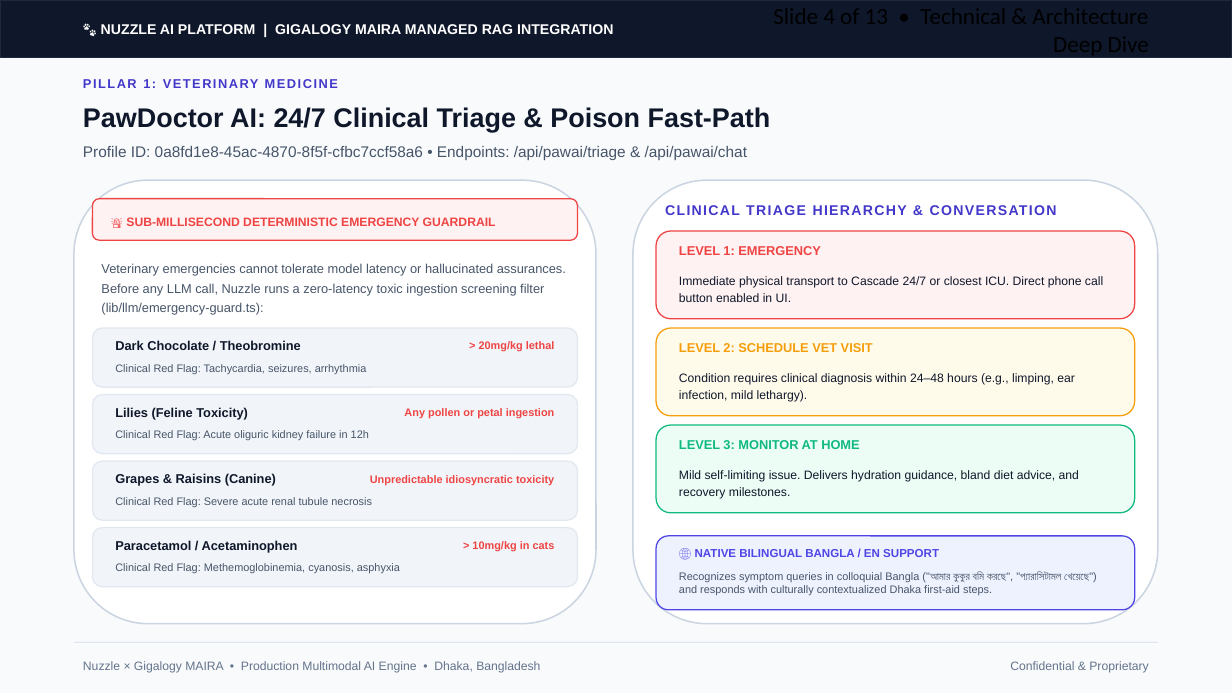
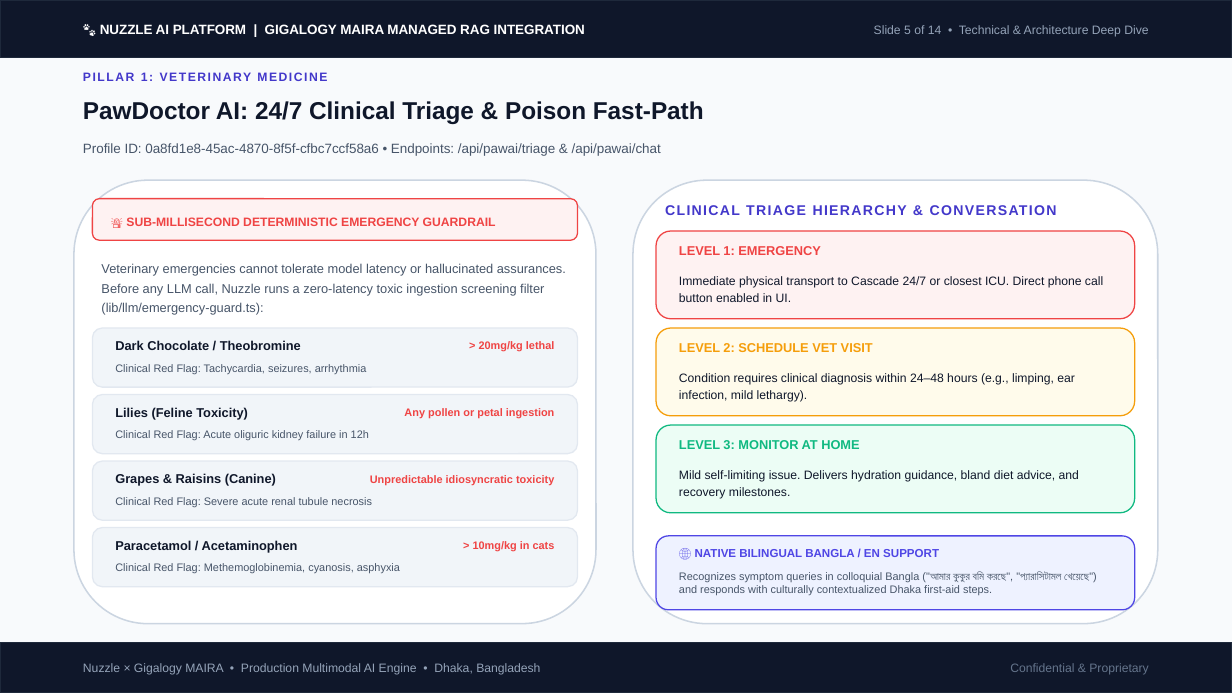
Before and after one commit to zafor2002/nuzzle-, a slide deck: slide 5 of Nuzzle_Gigalogy_MAIRA_AI_Integration.pptx (slide 4 before the commit). Drawn at 1232x693 pixels with LibreOffice and Linux fonts; fonts in the diff are those of the drawing. Boxes give left, top, right and bottom in pixels: in the first picture for what was removed or moved away, otherwise in the second. Text is boxed around its words. In the diff, an @@ line names an element or a change of style, - is before the commit and + after.

Commit message:
Update MAIRA AI PPTX: Fix text/shape overlaps and add 4-Tier Architecture Diagram

```diff
--- a/Nuzzle_Gigalogy_MAIRA_AI_Integration.pptx
+++ b/Nuzzle_Gigalogy_MAIRA_AI_Integration.pptx
@@ text "🐾 NUZZLE AI PLATFORM | ..." at (100, 24, 585, 34): size 11 to 10.5 pt @@
@@ text at (874, 25, 1148, 37): text changed; size 18 to 9.5 pt; font Calibri to Arial; text colour #000000 to #94A3B8 @@
-Slide 4 of 13 • Technical & Architecture Deep Dive
+Slide 5 of 14 • Technical & Architecture Deep Dive
@@ text "PILLAR 1: VETERINARY MEDICINE" at (101, 72, 159, 276): size 10 to 9.5 pt @@
@@ text "PawDoctor AI: 24/7 Clinical Triage ..." at (83, 101, 704, 124): size 21 to 19 pt @@
@@ text "Profile ID: 0a8fd1e8-45ac-4870-8f5f-cfbc7ccf58a6 • Endpoints ..." at (83, 143, 661, 156): size 12 to 10.5 pt @@
@@ rectangle added at (0, 642, 1232, 693), fill #0F172A, outline #1E293B 1 pt @@
@@ text "Nuzzle × Gigalogy MAIRA • ..." at (83, 663, 540, 675): text colour #64748B to #94A3B8 @@
@@ line removed from (74, 642) to (1158, 642) @@
```
Also in this commit, not shown: 8 other slides changed, 5 slides added, 4 slides removed, 7 other files.
